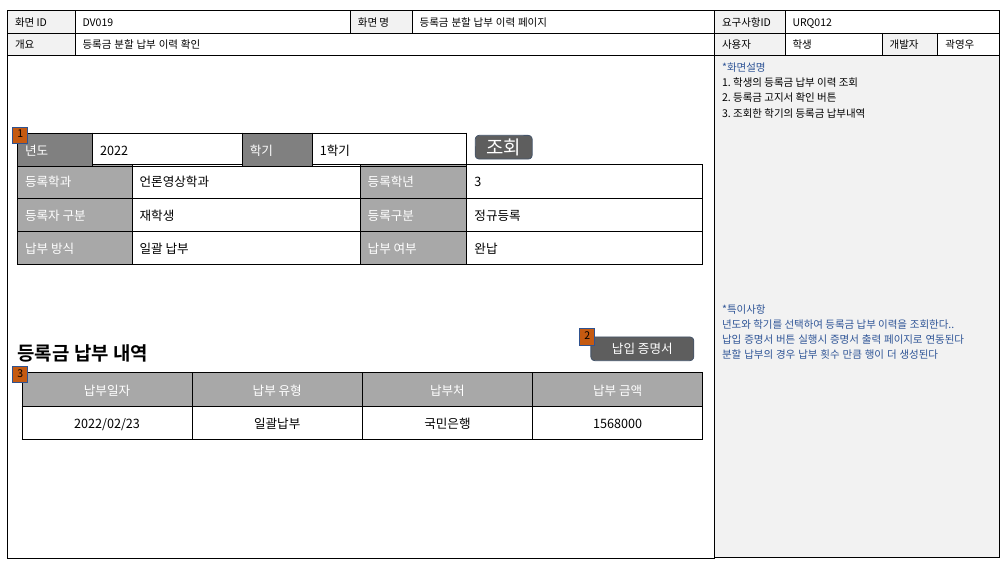
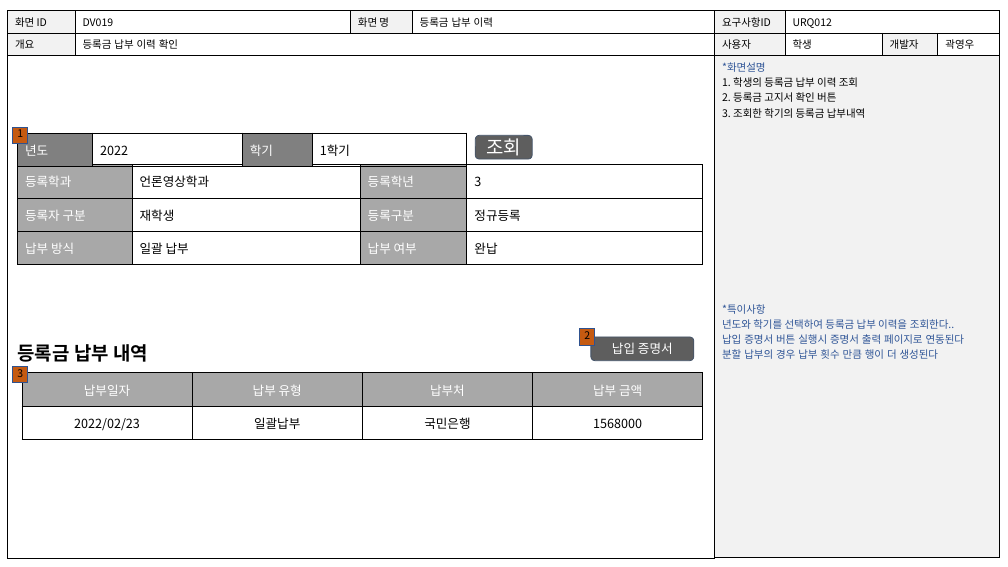
Before and after one commit to weather0/yd_Final01, a slide deck: slide 22 of 문서/작성중/(작업중-최신!)디자인통합222.pptx (slide 21 before the commit). Drawn at 1008x567 pixels with LibreOffice and Linux fonts; fonts in the diff are those of the drawing. Boxes give left, top, right and bottom in pixels: in the first picture for what was removed or moved away, otherwise in the second. Text is boxed around its words. In the diff, an @@ line names an element or a change of style, - is before the commit and + after.

```diff
--- a/문서/작성중/(작업중-최신!)디자인통합222.pptx
+++ b/문서/작성중/(작업중-최신!)디자인통합222.pptx
@@ table at [8, 11, 999, 556] @@
-row 1, column 4: 등록금 분할 납부 이력 페이지
+row 1, column 4: 등록금 납부 이력
-row 2, column 2: 등록금 분할 납부 이력 확인
+row 2, column 2: 등록금 납부 이력 확인
```
Also in this commit, not shown: 5 other slides changed, 1 slide added, 1 other file.
